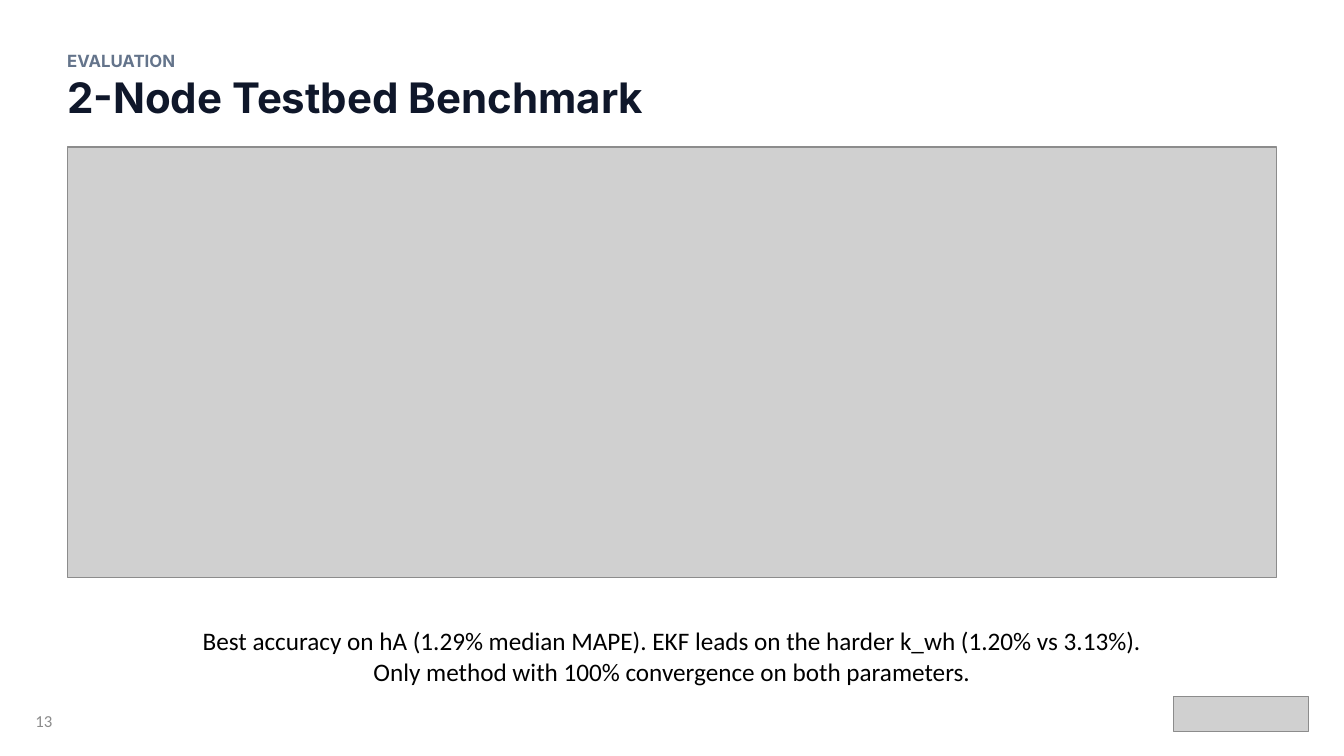
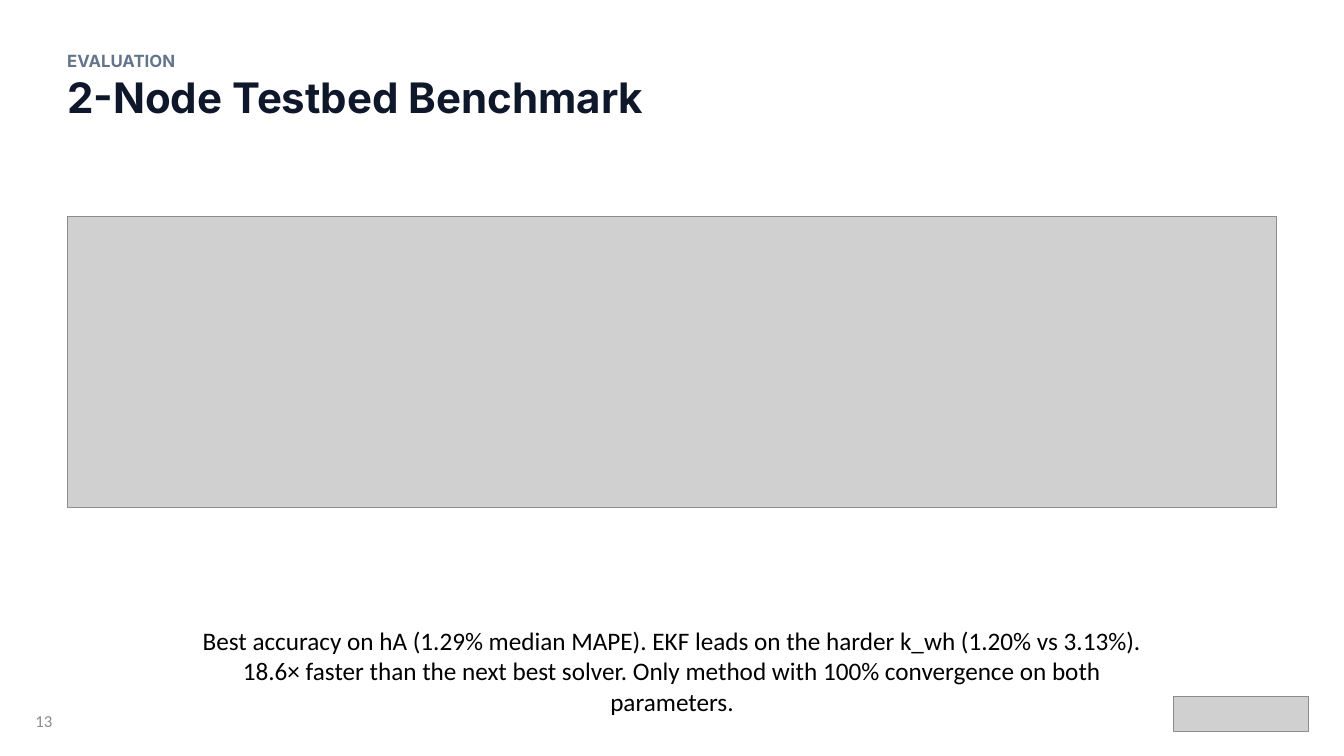
Before and after one commit to titelaex/ParamsCalibrator, a slide deck: slide 13 of docs/ParamsCalibrator Light Mode.pptx. Drawn at 1344x756 pixels with LibreOffice and Linux fonts; fonts in the diff are those of the drawing; grey boxes stand for pictures. Boxes give left, top, right and bottom in pixels: in the first picture for what was removed or moved away, otherwise in the second. Text is boxed around its words. In the diff, an @@ line names an element or a change of style, - is before the commit and + after.

```diff
--- a/docs/ParamsCalibrator Light Mode.pptx
+++ b/docs/ParamsCalibrator Light Mode.pptx
@@ picture: place and size @@
-picture at (68, 147, 1277, 578)
+picture at (68, 217, 1277, 507)
@@ text at (203, 631, 1141, 715): text changed @@
-Best accuracy on hA (1.29% median MAPE). EKF leads on the harder k_wh (1.20% vs 3.13%). Only method with 100% convergence on both parameters.
+Best accuracy on hA (1.29% median MAPE). EKF leads on the harder k_wh (1.20% vs 3.13%). 18.6× faster than the next best solver. Only method with 100% convergence on both parameters.
```
Also in this commit, not shown: 13 other slides changed, 4 slides added, 14 other files.
